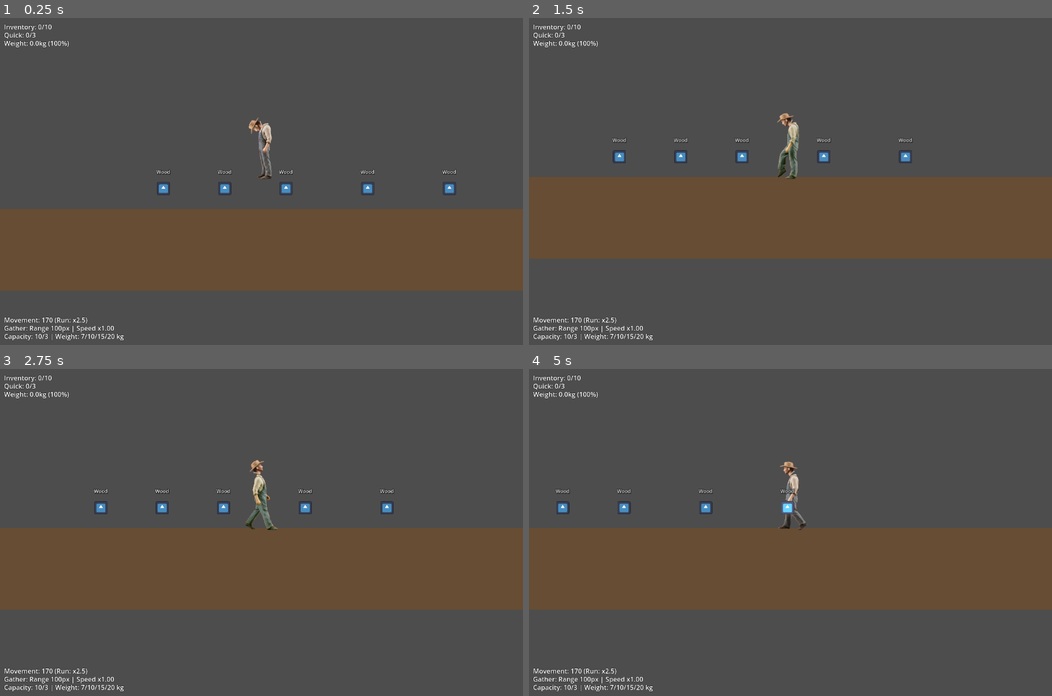
Above: before the commit, frames 1-4 (two rows, left to right).
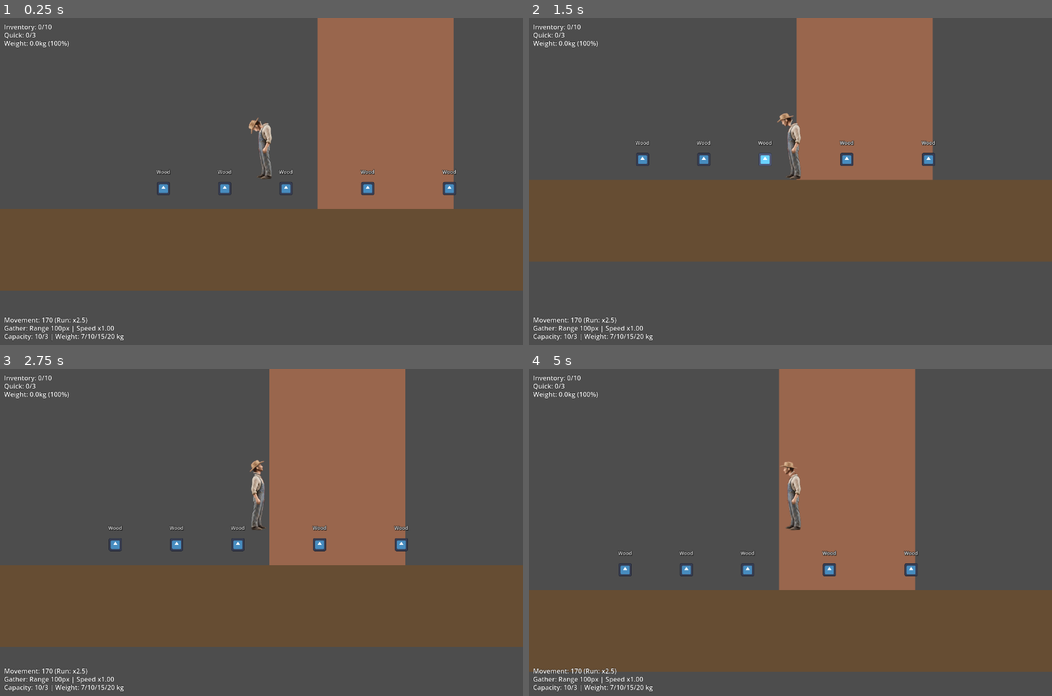
Above: after the commit, the same moments.

Repository: LouisZCode/mechanics_tests
Game: Godot game, scene res://scenes/main.tscn
The game is run twice, just before and just after one commit, with the same random seed, the same clock (stepped at 60 frames per second) and the same inputs. The engine's default icon, where the game draws it, is replaced by a stand-in: a white triangle on a blue panel in a dark square.
Inputs (mouse positions are in pixels of both pictures, inside the frame that each line leads up to):
- Up to frame 1 (0.25 s): no input
- Up to frame 2 (1.5 s): move the mouse to (905, 165) at 0.52 s; hold F (interact) 0.53-1.28 s; hold Right (ui_right) from 0.53 s (still down); tap Up (ui_up) at 0.77, 1.07 s; tap Shift (ui_shift) at 0.8, 1.35 s; move the mouse to (685, 197) at 1.27 s
- Up to frame 3 (2.75 s): tap Up (ui_up) at 1.52, 1.55, 1.82 s; move the mouse to (313, 460) at 2.02 s; release Right (ui_right) at 2.03 s; hold Left (ui_left) from 2.03 s (still down); hold Up (ui_up) from 2.03 s (still down); tap F (interact) at 2.3 s
- Up to frame 4 (5 s): move the mouse to (764, 597) at 2.77 s; release Left (ui_left) at 2.78 s; release Up (ui_up) at 2.78 s; hold Right (ui_right) 2.78-4.28 s; tap F (interact) at 2.85, 4.35 s; tap Up (ui_up) at 3.02, 3.32, 3.77, 3.8, 4.07, 4.52, 4.82 s; tap Shift (ui_shift) at 3.05 s; move the mouse to (947, 581) at 3.52 s; hold Shift (ui_shift) 3.53-4.28 s; move the mouse to (633, 483) at 4.27 s; hold Left (ui_left) from 4.28 s (still down)

The runs differ from the first frame. In frame 1, 15% of the frame differs, in the area x 60-87%, y 0-59%; in frame 2, 15%; in frame 3, 36%; in frame 4, 51%, in the area x 0-100%, y 0-93%.

Commit message:
feature: Basic climbing mechanic, with a dose of Energy add

Diff:
--- a/scenes/main.tscn
+++ b/scenes/main.tscn
@@ -22,7 +22,6 @@
 polygon = PackedVector2Array(-500, 500, 2000, 500, 2000, 700, -500, 700)
 
 [node name="ClimbableWall" type="StaticBody2D" parent="."]
-visible = false
 collision_layer = 2
 collision_mask = 0
 
@@ -34,9 +33,9 @@
 color = Color(0.6, 0.4, 0.3, 1)
 
 [node name="CollisionShape2D" type="CollisionPolygon2D" parent="ClimbableWall"]
-position = Vector2(-2345.3757, 0)
-scale = Vector2(3.4625006, 1)
-polygon = PackedVector2Array(900, -200, 1000, -200, 1000, 500, 900, 500)
+position = Vector2(-2.6688232, 0.36608887)
+scale = Vector2(1.0039415, 1.0008929)
+polygon = PackedVector2Array(777, -200, 1110, -200, 1110, 500, 777, 500)
 
 [node name="Player" parent="." instance=ExtResource("1_player")]
 position = Vector2(640, 400)
--- a/scenes/player.tscn
+++ b/scenes/player.tscn
@@ -12,6 +12,7 @@
 [ext_resource type="Script" uid="uid://cprta7w46lst3" path="res://scripts/mechanics/gravity_mechanic.gd" id="9_gravity_mechanic"]
 [ext_resource type="Script" uid="uid://dqbxdbir4cus2" path="res://scripts/mechanics/gathering_mechanic.gd" id="10_gathering_mechanic"]
 [ext_resource type="Script" uid="uid://cl5nbdyutdnc6" path="res://scripts/mechanics/inventory_mechanic.gd" id="11_inventory_mechanic"]
+[ext_resource type="Script" path="res://scripts/mechanics/climbing_mechanic.gd" id="12_climbing_mechanic"]
 
 [sub_resource type="AtlasTexture" id="AtlasTexture_ur7pv"]
 atlas = ExtResource("4_running")
@@ -529,6 +530,9 @@
 [sub_resource type="CircleShape2D" id="CircleShape2D_itemdetection"]
 radius = 100.0
 
+[sub_resource type="CircleShape2D" id="CircleShape2D_climbdetection"]
+radius = 50.0
+
 [node name="Player" type="CharacterBody2D"]
 script = ExtResource("1_player_script")
 
@@ -573,6 +577,9 @@
 [node name="InventoryMechanic" type="Node" parent="."]
 script = ExtResource("11_inventory_mechanic")
 
+[node name="ClimbingMechanic" type="Node" parent="."]
+script = ExtResource("12_climbing_mechanic")
+
 [node name="ItemDetectionArea" type="Area2D" parent="."]
 collision_layer = 0
 collision_mask = 4
@@ -580,3 +587,11 @@
 [node name="CollisionShape2D" type="CollisionShape2D" parent="ItemDetectionArea"]
 position = Vector2(0, -100)
 shape = SubResource("CircleShape2D_itemdetection")
+
+[node name="ClimbDetectionArea" type="Area2D" parent="."]
+collision_layer = 0
+collision_mask = 2
+
+[node name="CollisionShape2D" type="CollisionShape2D" parent="ClimbDetectionArea"]
+position = Vector2(0, -100)
+shape = SubResource("CircleShape2D_climbdetection")
--- a/scripts/globals/player_globals.gd
+++ b/scripts/globals/player_globals.gd
@@ -329,6 +329,16 @@
 	"""Regenerate energy over time"""
 	if current_energy < current_max_energy:
 		restore_energy(current_energy_regen * delta)
+
+# ============================================================================
+# CLIMBING METHODS
+# ============================================================================
+
+func get_climb_speed() -> float:
+	return current_climb_speed
+
+func get_climb_energy_cost() -> float:
+	return current_climb_energy_cost
 
 # ============================================================================
 # UPGRADE SYSTEM
--- /dev/null
+++ b/scripts/mechanics/climbing_mechanic.gd
@@ -0,0 +1,174 @@
+class_name ClimbingMechanic
+extends Node
+
+## Handles wall climbing - press W to climb up climbable walls
+## Uses PlayerGlobals for climb speed (upgradeable)
+
+signal climbing_started()
+signal climbing_stopped()
+
+@export var horizontal_movement_multiplier: float = 0.3  # Slight horizontal adjustment while climbing
+@export var climb_run_multiplier: float = 2.0  # Speed multiplier when holding Shift while climbing
+
+var player: CharacterBody2D
+var detection_area: Area2D
+var gravity_mechanic: GravityMechanic
+var nearby_climbable_walls: Array[Node2D] = []
+var is_climbing: bool = false
+var can_climb: bool = false
+
+func _ready():
+	player = get_parent() as CharacterBody2D
+	if not player:
+		push_error("ClimbingMechanic must be child of CharacterBody2D")
+		return
+
+	# Get references to other mechanics/nodes
+	call_deferred("_setup_detection_area")
+	call_deferred("_setup_gravity")
+
+func _setup_detection_area():
+	detection_area = player.get_node_or_null("ClimbDetectionArea")
+	if detection_area:
+		detection_area.area_entered.connect(_on_climbable_entered)
+		detection_area.body_entered.connect(_on_climbable_body_entered)
+		detection_area.area_exited.connect(_on_climbable_exited)
+		detection_area.body_exited.connect(_on_climbable_body_exited)
+	else:
+		push_warning("ClimbDetectionArea not found on player. Add it to player.tscn")
+
+func _setup_gravity():
+	gravity_mechanic = player.get_node_or_null("GravityMechanic")
+	# Gravity is optional - if not found, climbing will work without gravity toggling
+
+func _on_climbable_entered(area: Area2D):
+	"""Detect Area2D climbable surfaces"""
+	if area.collision_layer & 2:  # Layer 2 = climbable
+		if area not in nearby_climbable_walls:
+			nearby_climbable_walls.append(area)
+		_update_can_climb()
+
+func _on_climbable_body_entered(body: Node2D):
+	"""Detect StaticBody2D climbable surfaces"""
+	if body.collision_layer & 2:  # Layer 2 = climbable
+		if body not in nearby_climbable_walls:
+			nearby_climbable_walls.append(body)
+		_update_can_climb()
+
+func _on_climbable_exited(area: Area2D):
+	"""Remove Area2D when leaving range"""
+	if area in nearby_climbable_walls:
+		nearby_climbable_walls.erase(area)
+	_update_can_climb()
+
+func _on_climbable_body_exited(body: Node2D):
+	"""Remove StaticBody2D when leaving range"""
+	if body in nearby_climbable_walls:
+		nearby_climbable_walls.erase(body)
+	_update_can_climb()
+
+func _update_can_climb():
+	"""Check if player is near any climbable surface"""
+	# Clean up invalid references
+	for wall in nearby_climbable_walls:
+		if not is_instance_valid(wall):
+			nearby_climbable_walls.erase(wall)
+
+	can_climb = nearby_climbable_walls.size() > 0
+
+	# Stop climbing if no longer near climbable surface
+	if not can_climb and is_climbing:
+		stop_climbing()
+
+func can_activate() -> bool:
+	"""Check if climbing can start"""
+	return can_climb and not is_climbing
+
+func execute(delta: float) -> Dictionary:
+	"""
+	Execute climbing logic
+	Returns: {is_climbing: bool, vertical_input: float, horizontal_input: float}
+	"""
+	# Update climbable detection
+	_update_can_climb()
+
+	# Check for climb input
+	# Use WASD keys directly (W/S for up/down, A/D for left/right)
+	var vertical_input = 0.0
+	if Input.is_action_pressed("ui_up") or Input.is_physical_key_pressed(KEY_W):
+		vertical_input = 1.0
+	elif Input.is_action_pressed("ui_down") or Input.is_physical_key_pressed(KEY_S):
+		vertical_input = -1.0
+
+	var horizontal_input = Input.get_axis("ui_left", "ui_right")  # A = -1, D = +1
+
+	# Start climbing if pressing W near climbable wall
+	if can_activate() and vertical_input > 0:
+		start_climbing()
+
+	# Check if running (holding Shift)
+	var is_running = Input.is_action_pressed("ui_shift")
+
+	# Stop climbing if no vertical input or not near wall
+	if is_climbing:
+		if vertical_input == 0 and horizontal_input == 0:
+			# No input - stop climbing
+			stop_climbing()
+		elif not can_climb:
+			# Left climbable area
+			stop_climbing()
+
+	# Apply climbing movement
+	if is_climbing:
+		# Get climb speed from PlayerGlobals (upgradeable)
+		var climb_speed = PlayerGlobals.get_climb_speed() if PlayerGlobals.has_method("get_climb_speed") else PlayerGlobals.current_climb_speed
+
+		# Apply run multiplier if holding Shift
+		if is_running:
+			climb_speed *= climb_run_multiplier
+
+		# Vertical movement (W = up, S = down)
+		player.velocity.y = -vertical_input * climb_speed
+
+		# Horizontal movement (slight adjustment)
+		player.velocity.x = horizontal_input * climb_speed * horizontal_movement_multiplier
+
+		# Disable gravity while climbing
+		if gravity_mechanic:
+			gravity_mechanic.enabled = false
+
+	# Return state for animations
+	return {
+		"is_climbing": is_climbing,
+		"vertical_input": vertical_input,
+		"horizontal_input": horizontal_input,
+		"is_running": is_running if is_climbing else false
+	}
+
+func start_climbing():
+	"""Start climbing mode"""
+	if is_climbing:
+		return
+
+	is_climbing = true
+	climbing_started.emit()
+
+func stop_climbing():
+	"""Stop climbing mode"""
+	if not is_climbing:
+		return
+
+	is_climbing = false
+	climbing_stopped.emit()
+
+	# Re-enable gravity
+	if gravity_mechanic:
+		gravity_mechanic.enabled = true
+
+func is_active() -> bool:
+	"""Check if this mechanic is currently active"""
+	return is_climbing
+
+func get_can_climb() -> bool:
+	"""Check if player is near a climbable surface"""
+	return can_climb
--- a/scripts/player.gd
+++ b/scripts/player.gd
@@ -14,6 +14,7 @@
 @onready var gravity_mechanic: GravityMechanic = $GravityMechanic
 @onready var gathering: GatheringMechanic = $GatheringMechanic
 @onready var inventory: InventoryMechanic = $InventoryMechanic
+@onready var climbing: ClimbingMechanic = $ClimbingMechanic
 
 # State
 var is_aiming = false
@@ -68,15 +69,24 @@
 		update_arm_rotation(mouse_pos, movement.facing_right)
 
 	# Execute mechanics
-	gravity_mechanic.execute(delta)
-	var movement_state = movement.execute(delta, not is_aiming)
-	gathering.execute(delta)
+	# Climbing takes priority over normal movement
+	var climb_state = climbing.execute(delta)
+
+	if not climb_state.is_climbing:
+		# Normal movement and gravity when not climbing
+		gravity_mechanic.execute(delta)
+		var movement_state = movement.execute(delta, not is_aiming)
+		gathering.execute(delta)
+
+		# Update animations for normal movement
+		update_animations(movement_state)
+	else:
+		# Climbing mode - disable gathering
+		# Animations for climbing (for now, just show idle)
+		anim.play("idle")
 
 	# Apply physics
 	move_and_slide()
-
-	# Update animations
-	update_animations(movement_state)
 
 func update_sprite_facing(facing_right: bool):
 	"""Update main sprite facing direction"""
Not shown: 1 places in scenes/main.tscn that only renumber resources
Not shown, added: scripts/mechanics/climbing_mechanic.gd.uid
